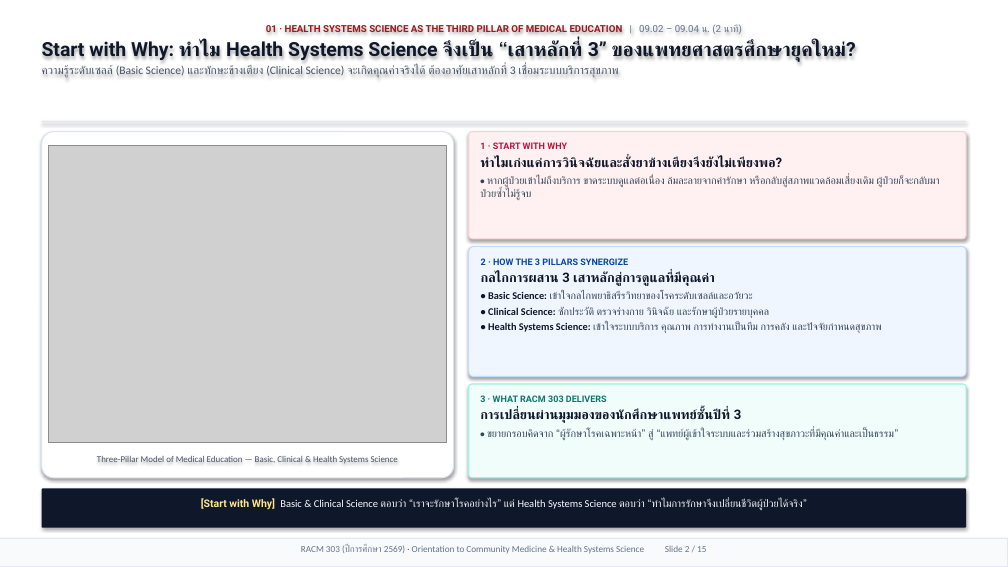
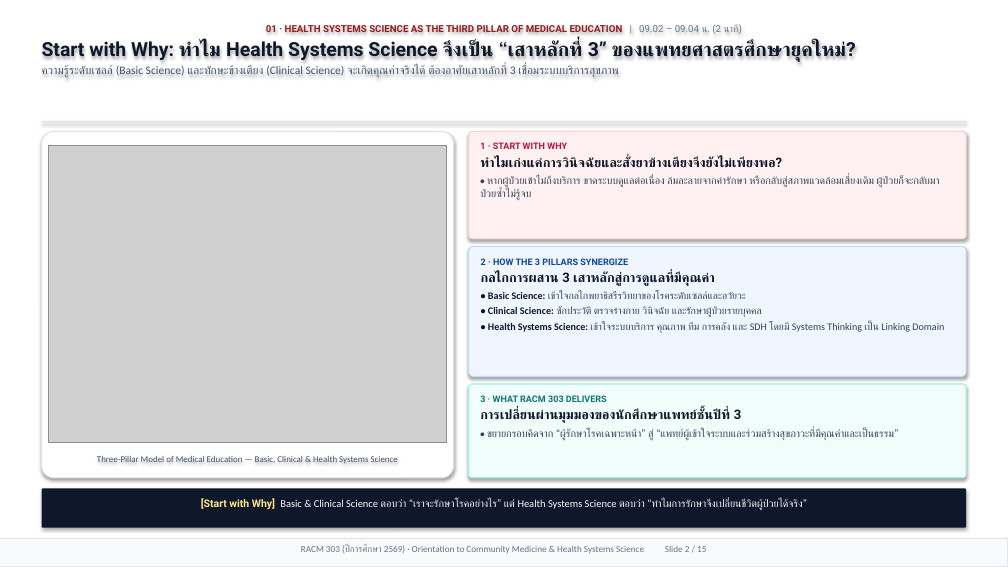
Before and after one commit to smartwoo/racm303-2569-faculty-member, a slide deck: slide 2 of exports/pptx/RACM303_2569_Orientation_Slides.pptx. Drawn at 1008x567 pixels with LibreOffice and Linux fonts; fonts in the diff are those of the drawing; grey boxes stand for pictures. Boxes give left, top, right and bottom in pixels: in the first picture for what was removed or moved away, otherwise in the second. Text is boxed around its words. In the diff, an @@ line names an element or a change of style, - is before the commit and + after.

```diff
--- a/exports/pptx/RACM303_2569_Orientation_Slides.pptx
+++ b/exports/pptx/RACM303_2569_Orientation_Slides.pptx
@@ text in rounded rectangle at (488, 291, 762, 317): size 9.8 to 9.6 pt in "• Basic Science: เข้าใจกลไกพยาธิสรีรวิทยาของโรคระดับเซลล์และ ...", "• Clinical Science: ซักประวัติ ตรวจร่างกาย วินิจฉัย และรักษา ..." @@
@@ text in rounded rectangle at (488, 322, 944, 333): text changed; size 9.8 to 9.6 pt @@
-• Health Systems Science: เข้าใจระบบบริการ คุณภาพ การทำงานเป็นทีม การคลัง และปัจจัยกำหนดสุขภาพ
+• Health Systems Science: เข้าใจระบบบริการ คุณภาพ ทีม การคลัง และ SDH โดยมี Systems Thinking เป็น Linking Domain
```
Also in this commit, not shown: 6 other slides changed, 5 other files.
